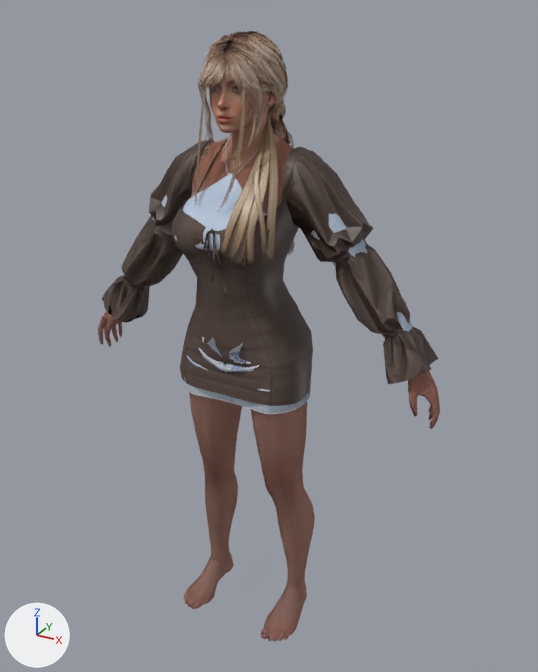
Renders of the Blender file Untitled.blend from each side of a commit.
Both versions are drawn from a 50 mm lens placed at (1.033, -1.749, 0.882), pointed at (0.043, 0.051, -0.018). The lights are fixed; the arrows at lower left show +X, +Y and +Z. The older version comes first.

The older version as bpy lines, for what is in view:
```python
ob_biquini1 = bpy.data.objects.new('biquini1', me_015a1849_80b09894_238c96b1660ec8bd_dat)
ob_biquini1.location = (0.0, 0.016, -0.023)
ob_biquini1.rotation_euler = (1.571, 0.0, 0.0)  # degrees (90, 0, 0)
ob_biquini1.scale = (1.31, 1.31, 1.31)
ob_cabelo2 = bpy.data.objects.new('cabelo2', me_015a1849_8089804f_e5e83469b9077b5a_dat)
ob_cabelo2.location = (0.032, -0.029, 0.619)
ob_cabelo2.rotation_euler = (1.571, 0.0, 0.0)  # degrees (90, 0, 0)
ob_cabelo2.scale = (0.987, 0.956, 1.0)
ob_crop_top = bpy.data.objects.new('crop_top', me_crop_top)
ob_crop_top.location = (0.0, 0.0, 0.0)
ob_crop_top.rotation_euler = (1.571, 0.0, 0.0)  # degrees (90, 0, 0)
ob_face1 = bpy.data.objects.new('face1', me_skel_root_high)
ob_face1.location = (0.0, 0.0, 0.0)
ob_pernas = bpy.data.objects.new('pernas', me_pernas)
ob_pernas.location = (0.0, 0.0, 0.0)
ob_pernas.rotation_euler = (1.571, 0.0, 0.0)  # degrees (90, 0, 0)
ob_saia_jeans = bpy.data.objects.new('saia_jeans', me_015a1849_80b686e6_706b8253573d943f_dat_001)
ob_saia_jeans.location = (0.003, -0.019, -0.055)
ob_saia_jeans.rotation_euler = (1.571, 0.0, 0.0)  # degrees (90, 0, 0)
ob_saia_jeans.scale = (1.05, 1.05, 1.22)
ob_torso = bpy.data.objects.new('torso', me_uppr_000_r_model_003)
ob_torso.location = (0.0, 0.0, 0.0)
ob_torso.rotation_euler = (1.571, 0.0, 0.0)  # degrees (90, 0, 0)
ob_torso_vestido = bpy.data.objects.new('torso_vestido', me_uppr_000_r_model_010)
ob_torso_vestido.location = (0.0, 0.0, 0.0)
ob_torso_vestido.rotation_euler = (1.571, 0.0, 0.0)  # degrees (90, 0, 0)
ob_vestido = bpy.data.objects.new('vestido', me_mesh_optimized)
ob_vestido.location = (0.0, 0.0, 0.258)
ob_vestido.rotation_euler = (1.571, 0.0, 0.0)  # degrees (90, 0, 0)
# also in view: 'cabelo1' at (-0.001, 0.026, 0.502)
```
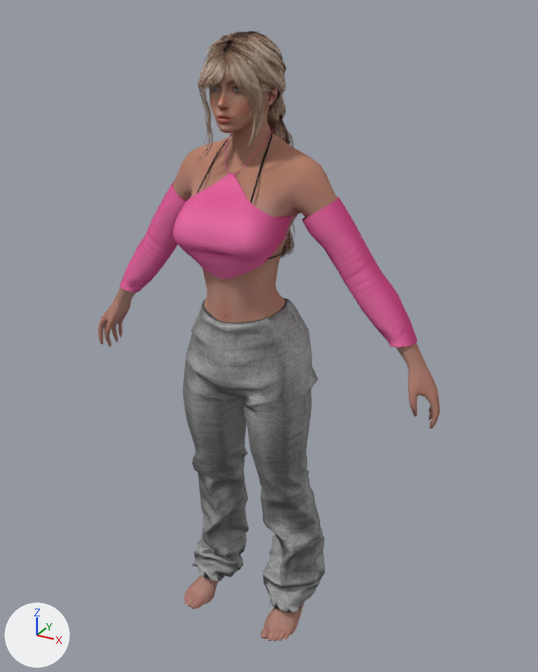
Boxes (x1, y1, x2, y2) around the edits, measured in the pictures (538 x 672 px):
'vestido', hidden (brown)
    before: (102, 139, 438, 406)
'calca', added
    after: (183, 298, 325, 612)
'crop_top', surface changed
    both: (153, 128, 413, 339)
'pernas', hidden (brown)
    before: (184, 392, 315, 641)
'cabelo2', hidden (beige)
    before: (195, 43, 288, 263)
'torso', hidden
    before: (98, 137, 440, 429)
'pernas_calca', added (beige)
    after: (184, 576, 305, 641)
'saia_jeans', hidden
    before: (184, 337, 311, 414)
'sutia', added
    after: (197, 129, 286, 260)
'biquini1', deleted (mostly hidden)
    before: (197, 134, 232, 193)
'torso_vestido', hidden
    before: (106, 142, 292, 330)

The change, as a list of edits to the scene's bpy script:
```text
Add img_croptop1o_png:
    img_croptop1o_png = load_image('croptop1o.png', 'assets/img/croptop1o.png', 1024, 1024, 'sRGB')
Add img_fpernas1a_png_004:
    img_fpernas1a_png_004 = load_image('fpernas1a.png.004', 'assets/img/fpernas1a.png', 512, 1024, 'sRGB')
Add img_fpernas1a_png_003:
    img_fpernas1a_png_003 = load_image('fpernas1a.png.003', 'assets/img/fpernas1a.png', 512, 1024, 'sRGB')
Add img_fcalca1a_png_002:
    img_fcalca1a_png_002 = load_image('fcalca1a.png.002', 'assets/img/fcalca1a.png', 512, 512, 'sRGB')
Change mat_material_009:
    mat_material_009.roughness: 1.0 -> 0.5
    mat_material_009.texture: img_croptop1c_png -> img_croptop1o_png
Add mat_material__35_004:
    mat_material__35_004 = principled_material('Material__35.004')
    mat_material__35_004.texture = img_fpernas1a_png_004
    mat_material__35_004.roughness = 1.0
    mat_material__35_004.specular_ior_level = 0.0
Add mat_ped_004:
    mat_ped_004 = principled_material('ped.004')
    mat_ped_004.texture = img_fpernas1a_png_003
    mat_ped_004.roughness = 1.0
    mat_ped_004.specular_ior_level = 0.0
Add mat_material_026:
    mat_material_026 = principled_material('Material.026')
    mat_material_026.texture = img_fcalca1a_png_002
    mat_material_026.roughness = 1.0
Add me_pernas_002:
    me_pernas_002.from_pydata(...)  # 656 vertices, 1148 faces; spans x -0.209..0.209, y -1.006..-0.895, z -0.105..0.165
    # faces by material slot: [939, 209]
    me_pernas_002.materials.append(mat_material__35_004)  # picture img_fpernas1a_png_004
    me_pernas_002.materials.append(mat_ped_004)  # picture img_fpernas1a_png_003
Add me_mesh_optimized_003:
    me_mesh_optimized_003.from_pydata(...)  # 1682 vertices, 3356 faces; spans x -0.236..0.247, y -0.961..0.106, z -0.169..0.154
    me_mesh_optimized_003.materials.append(mat_material_026)  # picture img_fcalca1a_png_002
Add me_015a1849_80b09894_238c96b1660ec8bd_dat_1:
    me_015a1849_80b09894_238c96b1660ec8bd_dat_1.from_pydata(...)  # 808 vertices, 816 faces; spans x -0.099..0.099, y 0.22..0.47, z -0.048..0.154
    me_015a1849_80b09894_238c96b1660ec8bd_dat_1.polygons.foreach_set('use_smooth', [True] * 816)
    me_015a1849_80b09894_238c96b1660ec8bd_dat_1.materials.append(mat_material_004)  # picture img_biquini1b_png
Change ob_torso:
    add ob_torso.hide_set(True)
Change ob_pernas:
    add ob_pernas.hide_set(True)
Remove ob_biquini1:
    ob_biquini1 = bpy.data.objects.new('biquini1', me_015a1849_80b09894_238c96b1660ec8bd_dat)
    ob_biquini1.location = (0.0, 0.016, -0.023)
    ob_biquini1.rotation_euler = (1.571, 0.0, 0.0)  # degrees (90, 0, 0)
    ob_biquini1.scale = (1.31, 1.31, 1.31)
Change ob_vestido:
    add ob_vestido.hide_set(True)  # its collection is switched off
Change ob_torso_vestido:
    add ob_torso_vestido.hide_set(True)  # its collection is switched off
Change ob_saia_jeans:
    add ob_saia_jeans.hide_set(True)
Change ob_cabelo2:
    add ob_cabelo2.hide_set(True)
Add ob_pernas_calca:
    ob_pernas_calca = bpy.data.objects.new('pernas_calca', me_pernas_002)
    ob_pernas_calca.location = (0.0, 0.0, 0.0)
    ob_pernas_calca.rotation_euler = (1.571, 0.0, 0.0)  # degrees (90, 0, 0)
Add ob_calca:
    ob_calca = bpy.data.objects.new('calca', me_mesh_optimized_003)
    ob_calca.location = (0.0, 0.0, 0.0)
    ob_calca.rotation_euler = (1.571, 0.0, 0.0)  # degrees (90, 0, 0)
Add ob_sutia:
    ob_sutia = bpy.data.objects.new('sutia', me_015a1849_80b09894_238c96b1660ec8bd_dat_1)
    ob_sutia.location = (0.0, 0.016, -0.023)
    ob_sutia.rotation_euler = (1.571, 0.0, 0.0)  # degrees (90, 0, 0)
    ob_sutia.scale = (1.31, 1.31, 1.31)
```
